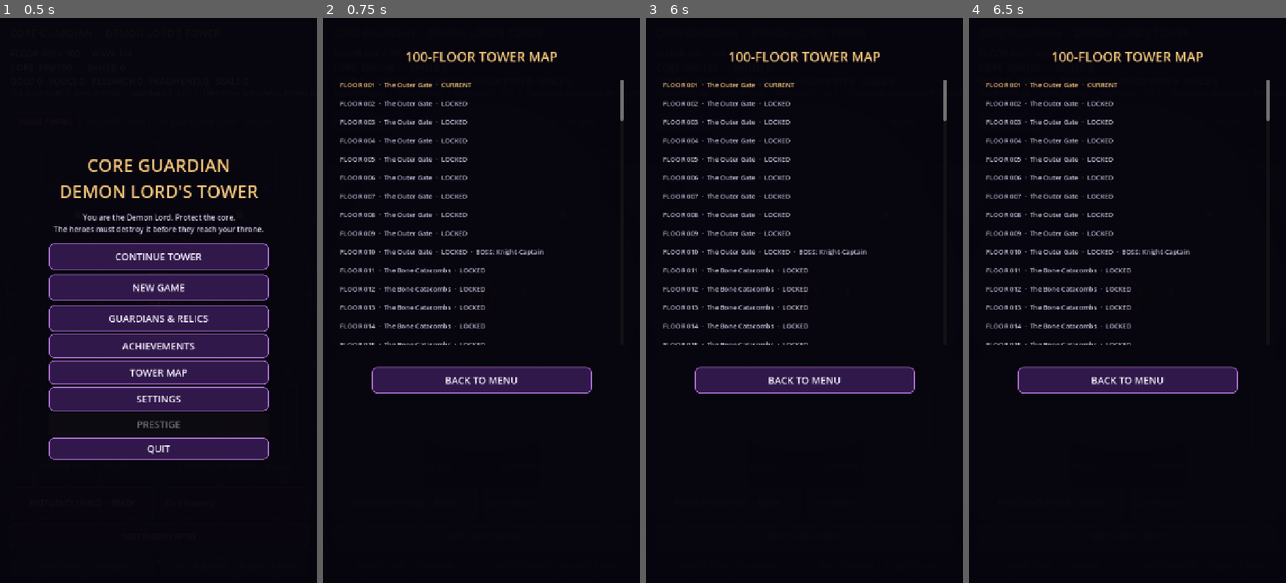
Above: before the commit, frames 1-4 (left to right).
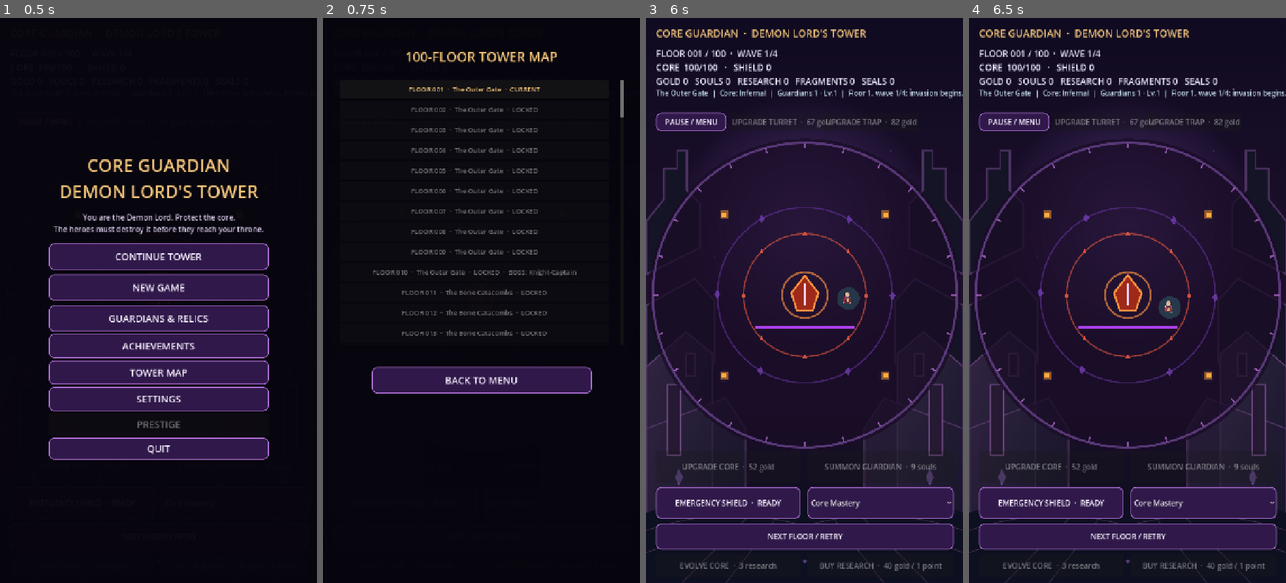
Above: after the commit, the same moments.

Repository: kage049754/Core-Guardian-Demon-Lord-s-Tower
Game: Godot game, scene res://scenes/main.tscn
Two runs of this game, one before a commit and one after it. Both use one fixed random seed, a clock stepped at 60 frames per second and the inputs below.
Inputs (mouse positions are in pixels of both pictures, inside the frame that each line leads up to):
- Up to frame 1 (0.5 s): no input
- Up to frame 2 (0.75 s): click "TOWER MAP" at 0.5 s
- Up to frame 3 (6 s): click "EMERGENCY SHIELD · READY" at 1.25 s; click "EMERGENCY SHIELD · READY" at 2 s; click "NEXT FLOOR / RETRY" at 2.75 s; click "NEXT FLOOR / RETRY" at 3.5 s; click "NEXT FLOOR / RETRY" at 4.25 s; click "Core Mastery" at 5 s; click (798, 91) at 5.75 s, where only the run after the commit has a clickable "FLOOR 001 · The Outer Gate · …"
- Up to frame 4 (6.5 s): no input

Frame 1 is identical in both runs. In frame 2, 5.5% of the frame differs, in the area x 5-95%, y 11-58%; in frame 3, 77%; in frame 4, 77%, in the area x 0-100%, y 2-100%.

Commit message:
feat: add unlocked-floor replay from the tower map

Diff:
--- a/scripts/main.gd
+++ b/scripts/main.gd
@@ -36,6 +36,7 @@
 var enemies: Array[Dictionary] = []
 var shots: Array[Dictionary] = []
 var floor_number := 1
+var highest_floor_unlocked := 1
 var wave_number := 1
 var waves_per_floor := 4
 var enemy_spawn_limit := 3
@@ -350,15 +351,38 @@
 	scroll.add_child(list)
 	for floor_data in floor_definitions:
 		var n := int(floor_data.get("floor", 1))
-		var status := "CLEARED" if n < floor_number else ("CURRENT" if n == floor_number else "LOCKED")
+		var status := "CURRENT" if n == floor_number else ("CLEARED" if n < highest_floor_unlocked else ("AVAILABLE" if n <= highest_floor_unlocked else "LOCKED"))
 		var boss_text := "  ·  BOSS: " + str(floor_data.get("boss_name", "")) if bool(floor_data.get("boss_floor", false)) else ""
-		var row := Label.new()
+		var row := Button.new()
 		row.text = "FLOOR %03d  ·  %s  ·  %s%s" % [n, str(floor_data.get("region", "Unknown Region")), status, boss_text]
-		row.custom_minimum_size = Vector2(610, 38)
+		row.custom_minimum_size = Vector2(610, 42)
 		row.add_theme_font_size_override("font_size", 15)
 		row.add_theme_color_override("font_color", Color(0.95, 0.77, 0.48) if status == "CURRENT" else Color(0.75, 0.72, 0.83))
+		row.disabled = n > highest_floor_unlocked
+		row.pressed.connect(func(): _select_floor(n))
 		list.add_child(row)
 	_add_menu_button(collection_overlay, "BACK TO MENU", Rect2(110, 790, 500, 60), _close_menu_panel)
+
+
+func _select_floor(target_floor: int) -> void:
+	if target_floor < 1 or target_floor > highest_floor_unlocked:
+		return
+	floor_number = target_floor
+	wave_number = 1
+	endless_mode = target_floor > FLOOR_COUNT
+	lost = false
+	floor_cleared = false
+	campaign_won = false
+	core_hp = maxf(35.0, core_max_hp * 0.65) if core_hp <= 0.0 else minf(core_max_hp, core_hp + core_max_hp * 0.35)
+	enemies.clear()
+	shots.clear()
+	_start_wave()
+	menu_open = false
+	if is_instance_valid(collection_overlay):
+		collection_overlay.queue_free()
+	menu_overlay.visible = false
+	_save_game()
+	_update_ui()
 
 func _open_settings() -> void:
 	_show_menu_panel("SETTINGS")
@@ -480,6 +504,7 @@
 
 func _new_game() -> void:
 	floor_number = 1
+	highest_floor_unlocked = 1
 	wave_number = 1
 	endless_mode = false
 	core_hp = 100.0
@@ -1168,6 +1193,7 @@
 			_save_game()
 			return
 		floor_number += 1
+		highest_floor_unlocked = maxi(highest_floor_unlocked, floor_number)
 		wave_number = 1
 		lost = false
 		core_max_hp += 4.0
@@ -1311,6 +1337,7 @@
 	var data := {
 		"version": SAVE_VERSION,
 		"floor": floor_number,
+		"highest_floor_unlocked": highest_floor_unlocked,
 		"wave": wave_number,
 		"core_hp": core_hp,
 		"core_max_hp": core_max_hp,
@@ -1393,6 +1420,8 @@
 		message = "Save version unsupported; starting a new run."
 		return
 	floor_number = clampi(int(data.get("floor", 1)), 1, 9999)
+	highest_floor_unlocked = clampi(int(data.get("highest_floor_unlocked", floor_number)), 1, 9999)
+	highest_floor_unlocked = maxi(highest_floor_unlocked, floor_number)
 	wave_number = max(1, int(data.get("wave", 1)))
 	core_max_hp = maxf(100, float(data.get("core_max_hp", 100)))
 	core_hp = clampf(float(data.get("core_hp", core_max_hp)), 0, core_max_hp)
